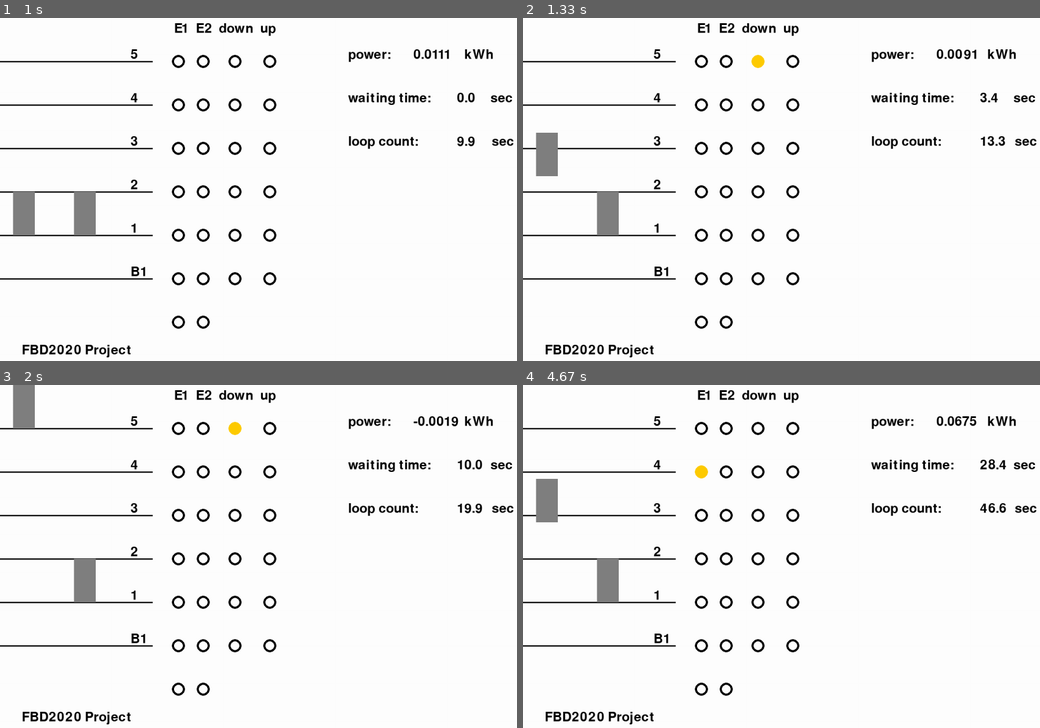
Above: before the commit, frames 1-4 (two rows, left to right).
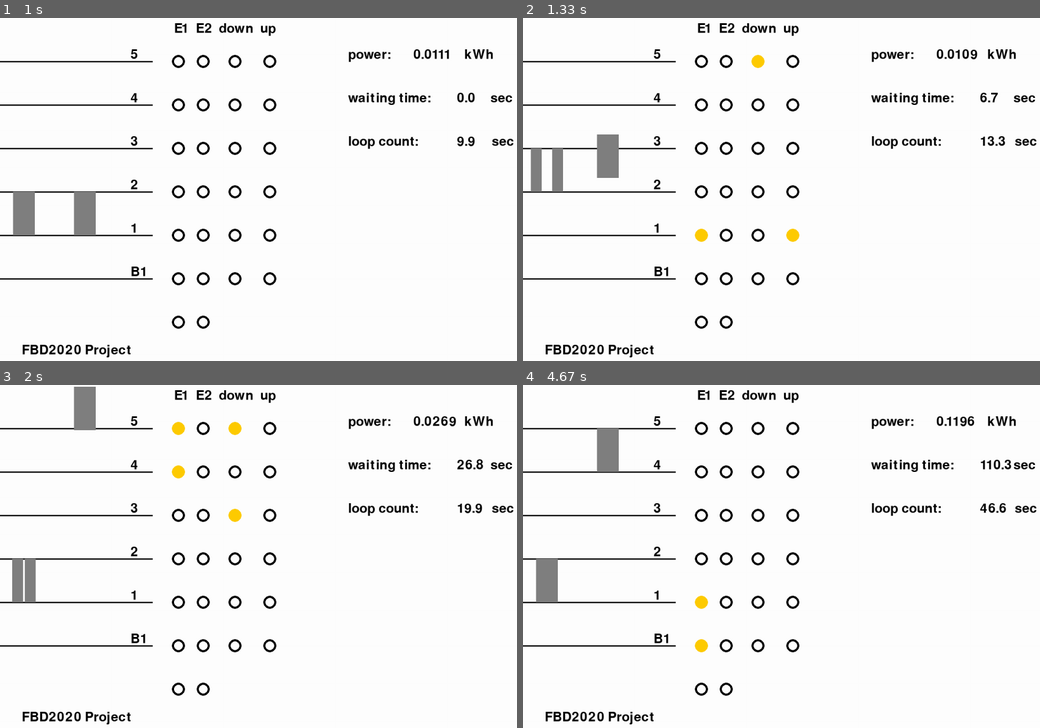
Above: after the commit, the same moments.

Repository: wonjaegang/FBD2020
Game: pygame game, started from PC/allocation algorithms/cost_comparing_algorithm.py
The game is run twice, just before and just after one commit, with the same random seed, the same clock (stepped at 60 frames per second) and the same inputs.
Inputs:
- Up to frame 1 (1 s): no input
- Up to frame 2 (1.33 s): no input
- Up to frame 3 (2 s): no input
- Up to frame 4 (4.67 s): no input

Frame 1 is identical in both runs. In frame 2, 2.1% of the frame differs, in the area x 1-92%, y 9-66%; in frame 3, 2.7%, in the area x 2-94%, y 0-64%; in frame 4, 2.6%.

Commit message:
add code that calculates consistency cost

Diff:
--- a/PC/allocation algorithms/cost_comparing_algorithm.py
+++ b/PC/allocation algorithms/cost_comparing_algorithm.py
@@ -198,56 +198,56 @@
     #     data = b'L\r\n'
 
     # # Lunch time
+    if count == 100:
+        data = b'J\r\n'
+    if count == 210:
+        data = b'R\r\n'
+    if count == 101:
+        data = b'D\r\n'
+    if count == 129:
+        data = b'L\r\n'
+    if count == 130:
+        data = b'C\r\n'
+    if count == 170:
+        data = b'O\r\n'
+    if count == 180:
+        data = b'F\r\n'
+    if count == 260:
+        data = b'L\r\n'
+    if count == 181:
+        data = b'C\r\n'
+    if count == 190:
+        data = b'P\r\n'
+    if count == 240:
+        data = b'C\r\n'
+    if count == 330:
+        data = b'U\r\n'
+    if count == 300:
+        data = b'H\r\n'
+    if count == 420:
+        data = b'K\r\n'
+
+    # Slack hours
     # if count == 100:
     #     data = b'J\r\n'
-    # if count == 210:
-    #     data = b'R\r\n'
-    # if count == 101:
+    # if count == 202:
+    #     data = b'L\r\n'
+    # if count == 400:
+    #     data = b'C\r\n'
+    # if count == 402:
+    #     data = b'O\r\n'
+    # if count == 700:
     #     data = b'D\r\n'
-    # if count == 129:
+    # if count == 730:
+    #     data = b'Q\r\n'
+    # if count == 1000:
+    #     data = b'F\r\n'
+    # if count == 1030:
     #     data = b'L\r\n'
-    # if count == 130:
+    # if count == 1300:
     #     data = b'C\r\n'
-    # if count == 170:
-    #     data = b'O\r\n'
-    # if count == 180:
-    #     data = b'F\r\n'
-    # if count == 260:
-    #     data = b'L\r\n'
-    # if count == 181:
-    #     data = b'C\r\n'
-    # if count == 190:
-    #     data = b'P\r\n'
-    # if count == 240:
-    #     data = b'C\r\n'
-    # if count == 330:
-    #     data = b'U\r\n'
-    # if count == 300:
-    #     data = b'H\r\n'
-    # if count == 420:
+    # if count == 1310:
     #     data = b'K\r\n'
-
-    # Slack hours
-    if count == 100:
-        data = b'J\r\n'
-    if count == 202:
-        data = b'L\r\n'
-    if count == 400:
-        data = b'C\r\n'
-    if count == 402:
-        data = b'O\r\n'
-    if count == 700:
-        data = b'D\r\n'
-    if count == 730:
-        data = b'Q\r\n'
-    if count == 1000:
-        data = b'F\r\n'
-    if count == 1030:
-        data = b'L\r\n'
-    if count == 1300:
-        data = b'C\r\n'
-    if count == 1310:
-        data = b'K\r\n'
     int_data = int.from_bytes(data, "little") - int.from_bytes(b'A\r\n', "little")  # Convert to int starts from 0
     # If input data is None
     if int_data == int.from_bytes(bytes(), "little") - int.from_bytes(b'A\r\n', "little"):
@@ -299,9 +299,9 @@
     # # # # # # # # # # # # # # # # # # # # # # # # # # # # # # # # # # # # # # # # # # # # # # # # # # # # # # # # # #
 
     # Set weight values
-    w_time = decimal.Decimal(0.9)
-    w_power = decimal.Decimal(0.1)
-    w_consistency = decimal.Decimal(0.0)
+    w_time = decimal.Decimal(0.69)
+    w_power = decimal.Decimal(0.01)
+    w_consistency = decimal.Decimal(0.3)
     assert (round(w_time + w_power + w_consistency, 1) == 1), "Sum of weight values is not 1"
 
     # Put lc / cc values to car_calls and lc_calls list
@@ -408,8 +408,26 @@
                     for trip in range(len(whole_cases2[case_num2]) - 1):
                         cost_power += calculate_p((whole_cases2[case_num2][trip][0] - 1) * Building.floor_height,
                                                   (whole_cases2[case_num2][trip + 1][0] - 1) * Building.floor_height,
-                                                  whole_cases2[case_num1],
+                                                  whole_cases2[case_num2],
                                                   trip + 1)
+
+                # Calculate Consistency of elevator
+                # Elevator 1
+                if len(whole_cases1[case_num1]):
+                    location1 = e1.location
+                    location2 = (whole_cases1[case_num1][0][0] - 1) * Building.floor_height
+                    direction_next = (lambda f1, f2: 1 if (f2 > f1) else (-1 if (f1 > f2) else 0))(location1, location2)
+                    direction_variation = abs(e1.v_direction - direction_next)
+                    if direction_variation == 2:
+                        cost_consistency += 1
+                # Elevator 2
+                if len(whole_cases2[case_num2]):
+                    location1 = e1.location
+                    location2 = (whole_cases2[case_num2][0][0] - 1) * Building.floor_height
+                    direction_next = (lambda f1, f2: 1 if (f2 > f1) else (-1 if (f1 > f2) else 0))(location1, location2)
+                    direction_variation = abs(e2.v_direction - direction_next)
+                    if direction_variation == 2:
+                        cost_consistency += 1
 
                 # Main sentence of this algorithm. Calculate total cost with given weight-values
                 cost_total = cost_time * w_time + cost_power * w_power + cost_consistency * w_consistency
